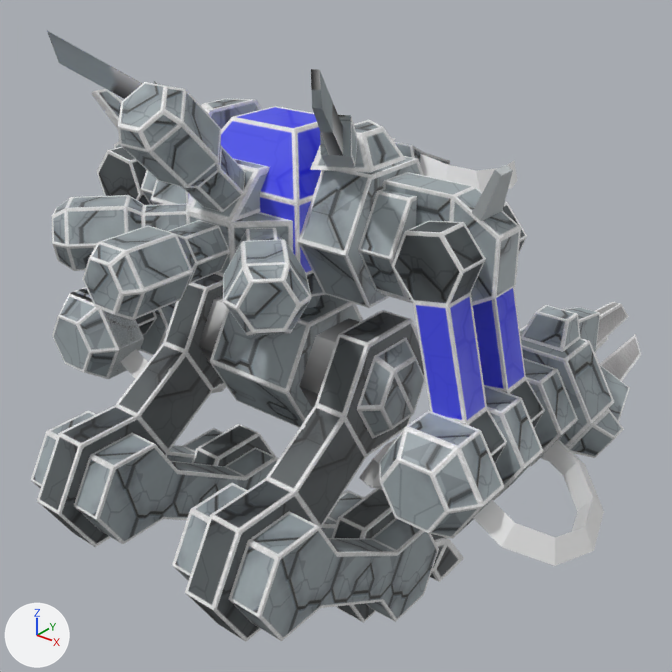
A saved change to the Blender file _temporary/anddem/anddem.blend.
Both versions are drawn from a 50 mm lens placed at (4.11, -4.64, 5.01), pointed at (0.18, 0.28, 1.96). The lights are fixed; the arrows at lower left show +X, +Y and +Z. The first picture is the older version.

The scene before the commit, as lines of its bpy script (objects in view):
```python
ob_horns = bpy.data.objects.new('horns', me_horns)
ob_horns.location = (0.0, 0.0, 0.0)
ob_horns.rotation_euler = (1.571, 0.0, 0.0)  # degrees (90, 0, 0)
ob_horns.scale = (0.05, 0.05, 0.05)
ob_lfoot = bpy.data.objects.new('lfoot', me_lfoot)
ob_lfoot.location = (0.0, 0.0, 0.0)
ob_lfoot.rotation_euler = (1.571, 0.0, 0.0)  # degrees (90, 0, 0)
ob_lfoot.scale = (0.05, 0.05, 0.05)
ob_lleg = bpy.data.objects.new('lleg', me_lleg)
ob_lleg.location = (0.0, 0.0, 0.0)
ob_lleg.rotation_euler = (1.571, 0.0, 0.0)  # degrees (90, 0, 0)
ob_lleg.scale = (0.05, 0.05, 0.05)
ob_ltubes = bpy.data.objects.new('ltubes', me_ltubes)
ob_ltubes.location = (0.0, 0.0, 0.0)
ob_ltubes.rotation_euler = (1.571, 0.0, 0.0)  # degrees (90, 0, 0)
ob_ltubes.scale = (0.05, 0.05, 0.05)
ob_pack = bpy.data.objects.new('pack', me_pack)
ob_pack.location = (0.0, 0.0, 0.0)
ob_pack.rotation_euler = (1.571, 0.0, 0.0)  # degrees (90, 0, 0)
ob_pack.scale = (0.05, 0.05, 0.05)
ob_rfoot = bpy.data.objects.new('rfoot', me_lfoot_001)
ob_rfoot.location = (0.0, 0.0, 0.0)
ob_rfoot.rotation_euler = (1.571, 0.0, 0.0)  # degrees (90, 0, 0)
ob_rfoot.scale = (0.05, 0.05, 0.05)
ob_rleg = bpy.data.objects.new('rleg', me_lleg_001)
ob_rleg.location = (0.0, 0.0, 0.0)
ob_rleg.rotation_euler = (1.571, 0.0, 0.0)  # degrees (90, 0, 0)
ob_rleg.scale = (0.05, 0.05, 0.05)
ob_rtubes = bpy.data.objects.new('rtubes', me_rtubes)
ob_rtubes.location = (0.0, 0.0, 0.0)
ob_rtubes.rotation_euler = (1.571, 0.0, 0.0)  # degrees (90, 0, 0)
ob_rtubes.scale = (0.05, 0.05, 0.05)
ob_spikes = bpy.data.objects.new('spikes', me_spikes)
ob_spikes.location = (0.0, 0.0, 0.0)
ob_spikes.rotation_euler = (1.571, 0.0, 0.0)  # degrees (90, 0, 0)
ob_spikes.scale = (0.05, 0.05, 0.05)
# also in view: 'lthigh' at (0.69, -0.63, 1.5); 'lloarm' at (1.63, -0.09, 1.75); 'luparm' at (1.5, 0.0, 2.42); 'rthigh' at (-0.69, -0.63, 1.5); 'ruparm' at (-1.5, 0.0, 2.42)
```
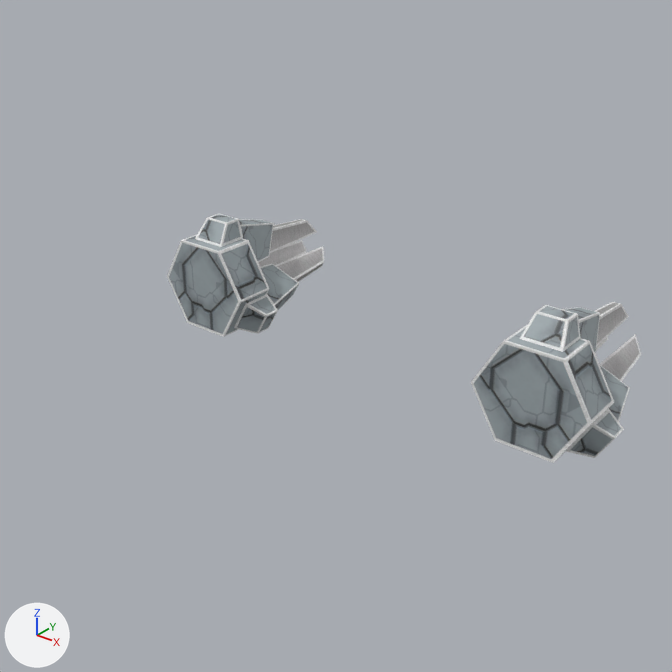
The change, as a list of edits to the scene's bpy script:
```text
Change ob_rleg:
    add ob_rleg.hide_set(True)  # its collection is switched off
Change ob_rfoot:
    add ob_rfoot.hide_set(True)  # its collection is switched off
Change ob_spikes:
    add ob_spikes.hide_set(True)  # its collection is switched off
Change ob_rtubes:
    add ob_rtubes.hide_set(True)  # its collection is switched off
Change ob_ltubes:
    add ob_ltubes.hide_set(True)  # its collection is switched off
Change ob_lleg:
    add ob_lleg.hide_set(True)  # its collection is switched off
Change ob_lfoot:
    add ob_lfoot.hide_set(True)  # its collection is switched off
Change ob_horns:
    add ob_horns.hide_set(True)  # its collection is switched off
Change ob_head:
    add ob_head.hide_set(True)  # its collection is switched off
Change ob_lloarm:
    add ob_lloarm.hide_set(True)  # its collection is switched off
Change ob_rloarm_002:
    add ob_rloarm_002.hide_set(True)  # its collection is switched off
Change ob_rloarm:
    add ob_rloarm.hide_set(True)  # its collection is switched off
Change ob_lthigh:
    add ob_lthigh.hide_set(True)  # its collection is switched off
Change ob_rthigh:
    add ob_rthigh.hide_set(True)  # its collection is switched off
Change ob_pelvis:
    add ob_pelvis.hide_set(True)  # its collection is switched off
Change ob_luparm:
    add ob_luparm.hide_set(True)  # its collection is switched off
Change ob_ruparm:
    add ob_ruparm.hide_set(True)  # its collection is switched off
Change ob_shoulders:
    add ob_shoulders.hide_set(True)  # its collection is switched off
Change ob_torso:
    add ob_torso.hide_set(True)  # its collection is switched off
Change ob_spines:
    add ob_spines.hide_set(True)  # its collection is switched off
Change ob_pack:
    add ob_pack.hide_set(True)  # its collection is switched off
```

Changed parts and their boxes [x1, y1, x2, y2] in the pictures (672 x 672 px):
'pack', hidden
    before: [52, 82, 312, 335]
'lthigh', hidden
    before: [185, 310, 425, 642]
'lleg', hidden
    before: [172, 483, 439, 641]
'luparm', hidden
    before: [392, 202, 545, 464]
'torso', hidden
    before: [150, 106, 424, 308]
'lloarm', hidden
    before: [379, 358, 578, 539]
'rthigh', hidden
    before: [37, 274, 227, 547]
'rleg', hidden
    before: [31, 410, 278, 544]
'shoulders', hidden
    before: [114, 142, 521, 305]
'pelvis', hidden
    before: [210, 294, 363, 428]
'spines', hidden
    before: [47, 31, 406, 172]
'ltubes', hidden
    before: [359, 438, 604, 566]
'rloarm', hidden
    before: [52, 287, 176, 379]
'lfoot', hidden
    before: [332, 488, 464, 623]
'ruparm', hidden
    before: [97, 147, 157, 335]
'rfoot', hidden
    before: [192, 424, 276, 467]
'spikes', hidden
    before: [91, 89, 513, 221]
'horns', hidden
    before: [391, 138, 517, 193]
'rloarm.002', hidden
    before: [72, 288, 144, 379]
'rtubes', hidden
    before: [120, 349, 226, 393]
'head', hidden
    before: [394, 142, 450, 165]
'rflamegun', unchanged, uncovered by the edit
    after: [167, 214, 324, 337]
